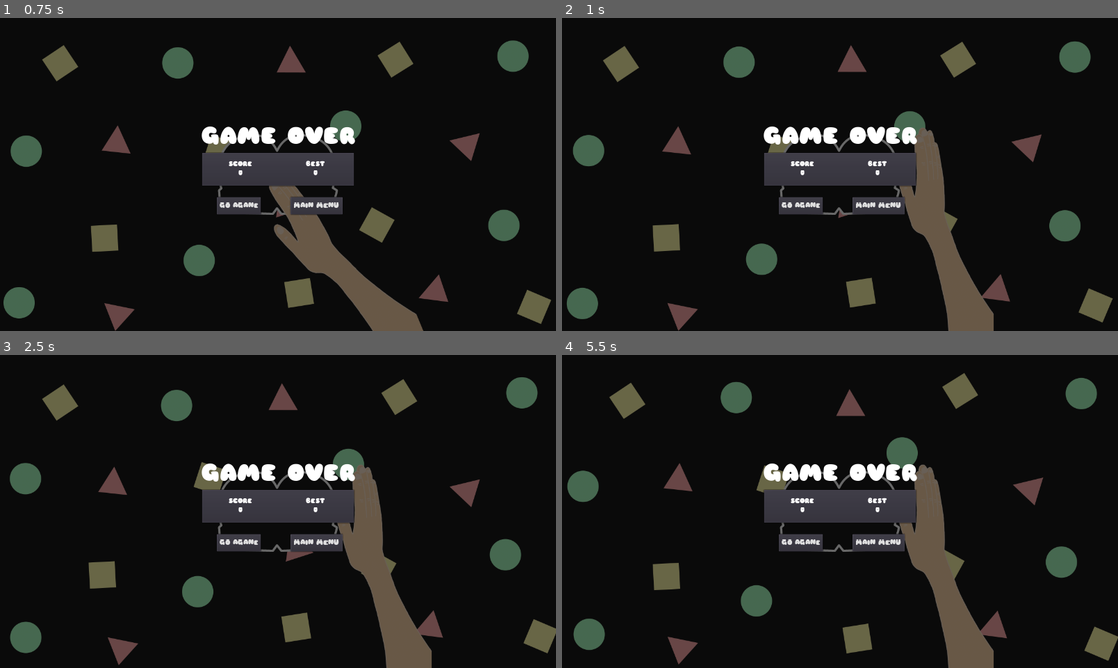
Above: before the commit, frames 1-4 (two rows, left to right).
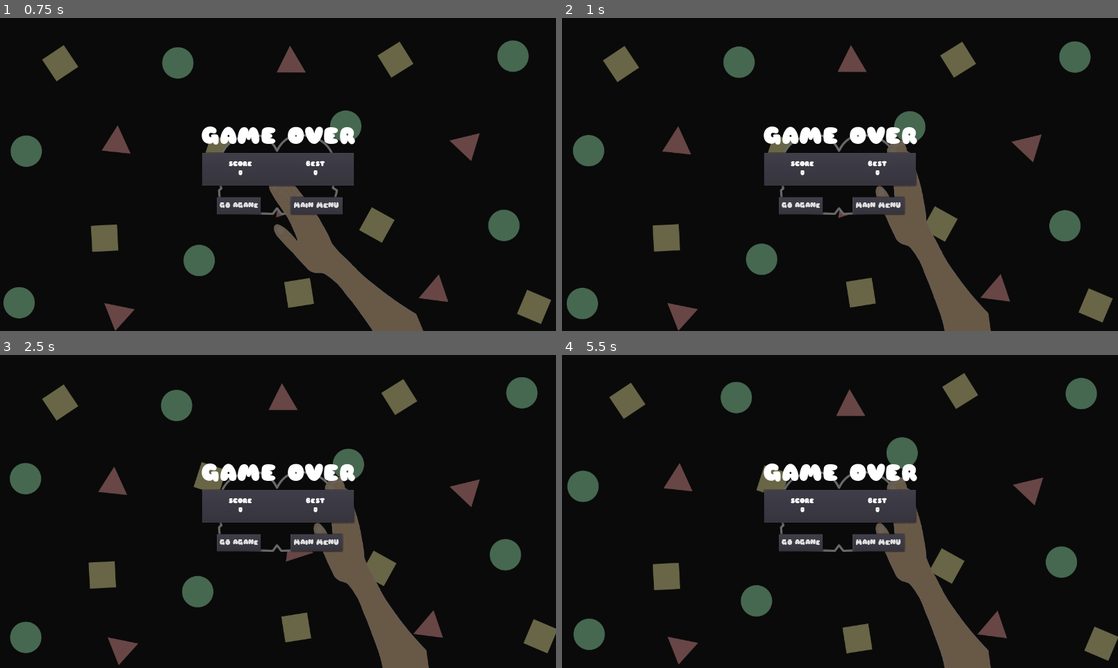
Above: after the commit, the same moments.

Repository: MikeTeok/test_butt_name
Game: Godot game, scene res://scenes/Game.tscn
Two runs of this game, one before a commit and one after it. Both use one fixed random seed, a clock stepped at 60 frames per second and the inputs below.
Inputs:
- Up to frame 1 (0.75 s): tap Space (ui_select) at 0.6 s
- Up to frame 2 (1 s): tap Space (ui_select) at 0.77 s
- Up to frame 3 (2.5 s): tap Space (ui_select) at 1.07, 2.1, 2.27 s; click "GO AGANE" at 1.25 s
- Up to frame 4 (5.5 s): tap Space (ui_select) at 2.57, 3.6, 5.1, 5.27 s; click "GO AGANE" at 2.75 s; click "GO AGANE" at 4.25 s

Frame 1 is identical in both runs. In frame 2, 2.9% of the frame differs, in the area x 56-78%, y 35-100%; in frame 3, 2.9%; in frame 4, 3.0%, in the area x 56-78%, y 34-100%.

Commit message:
Polish one more time handslapeffect
Polish one more time handslapeffect

Diff:
--- a/scripts/Game.gd
+++ b/scripts/Game.gd
@@ -38,6 +38,8 @@
 	butt_note_list = []
 
 func play_animation():
+	if handSlapEffect.is_playing():
+		handSlapEffect.frame = 0
 	handSlapEffect.play("slap")
 
 func delete_butt_note():
